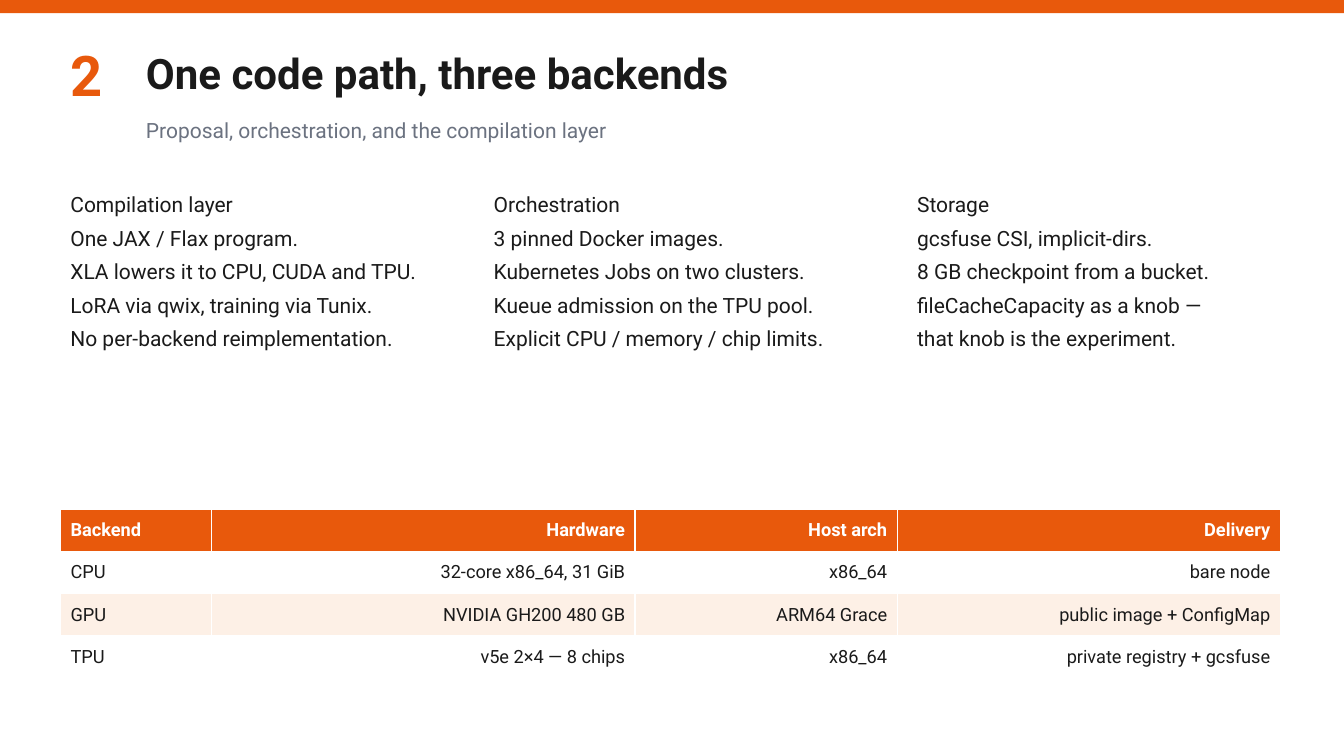
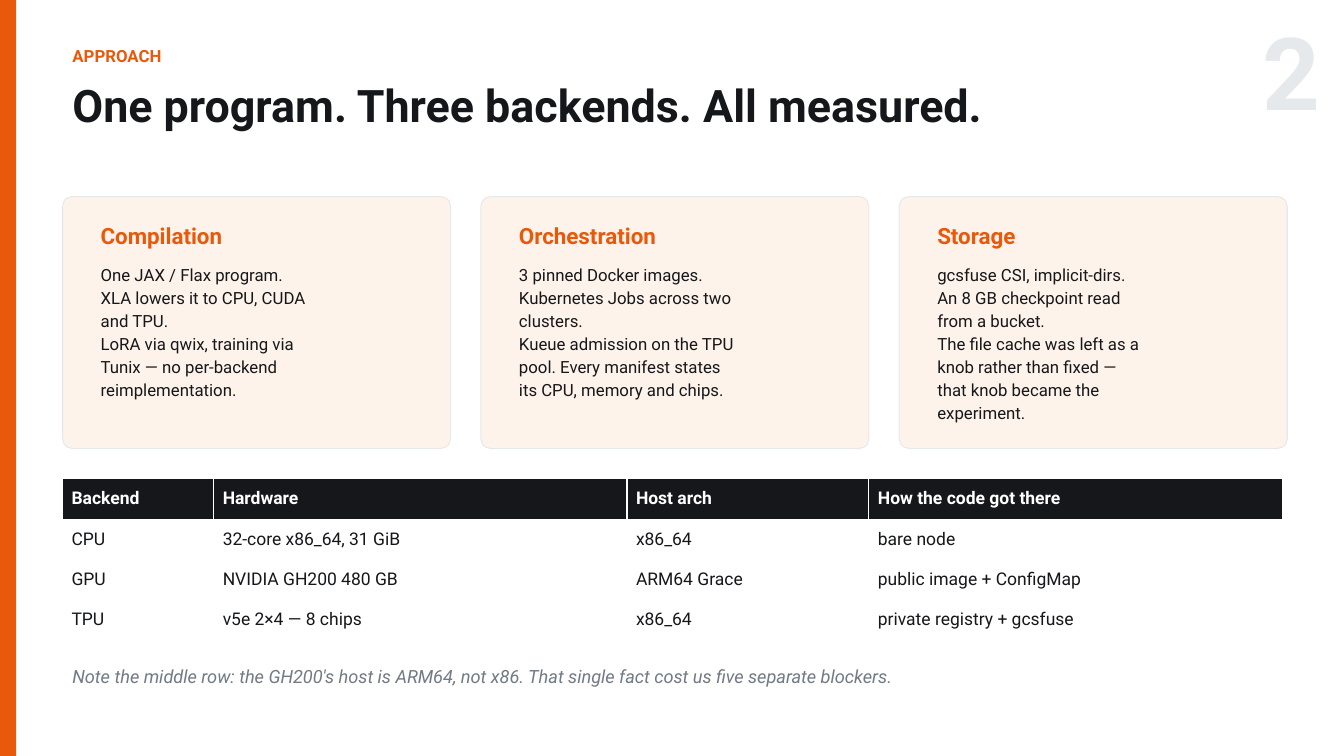
Before and after one commit to RN0L/me344-qwen3-icd10-profiling, a slide deck: slide 2 of slides/ME344_Final_Arnold_Hambuch.pptx. Drawn at 1344x756 pixels with LibreOffice and Linux fonts; fonts in the diff are those of the drawing. Boxes give left, top, right and bottom in pixels: in the first picture for what was removed or moved away, otherwise in the second. Text is boxed around its words. In the diff, an @@ line names an element or a change of style, - is before the commit and + after.

```diff
--- a/slides/ME344_Final_Arnold_Hambuch.pptx
+++ b/slides/ME344_Final_Arnold_Hambuch.pptx
@@ rectangle: place and size @@
-rectangle at box(0, 0, 1344, 13)
+rectangle at box(0, 0, 16, 756)
@@ text removed at box(70, 55, 102, 96) @@
-2
@@ text added at box(72, 50, 161, 62), 12 pt, text #E8590C, bold @@
+APPROACH
@@ text at box(72, 88, 982, 132): text changed; size 30 to 32 pt; text colour #1A1A1A to #15171A @@
-One code path, three backends
+One program. Three backends. All measured.
@@ text removed at box(146, 122, 606, 143) @@
-Proposal, orchestration, and the compilation layer
@@ rounded rectangle added at box(63, 197, 451, 449), fill #FEF3EA, outline #E6E9EC 0.75 pt @@
@@ text at box(70, 196, 232, 217): paragraph removed @@
-Compilation layer
@@ rounded rectangle added at box(481, 197, 869, 449), fill #FEF3EA, outline #E6E9EC 0.75 pt @@
@@ text at box(494, 196, 620, 213): paragraph removed @@
-Orchestration
@@ rounded rectangle added at box(899, 197, 1288, 449), fill #FEF3EA, outline #E6E9EC 0.75 pt @@
@@ text at box(917, 197, 989, 217): paragraph removed @@
-Storage
@@ text added at box(101, 227, 223, 249), 16 pt, text #E8590C, bold @@
+Compilation
@@ text added at box(519, 227, 656, 245), 16 pt, text #E8590C, bold @@
+Orchestration
@@ text added at box(937, 228, 1015, 249), 16 pt, text #E8590C, bold @@
+Storage
@@ text "One JAX / Flax program.": place and size @@
-text "One JAX / Flax program." at box(70, 196, 416, 351)
+text "One JAX / Flax program." at box(101, 268, 306, 400)
@@ text at box(101, 268, 283, 285): size 15 to 12 pt, text colour #1A1A1A to #15171A in "One JAX / Flax program."; less space between paragraphs @@
@@ text "3 pinned Docker images.": place and size @@
-text "3 pinned Docker images." at box(494, 196, 823, 351)
+text "3 pinned Docker images." at box(519, 268, 733, 400)
@@ text at box(519, 268, 702, 285): size 15 to 12 pt, text colour #1A1A1A to #15171A in "3 pinned Docker images."; less space between paragraphs @@
@@ text "gcsfuse CSI, implicit-dirs.": place and size @@
-text "gcsfuse CSI, implicit-dirs." at box(917, 197, 1209, 351)
+text "gcsfuse CSI, implicit-dirs." at box(937, 268, 1139, 423)
@@ text at box(937, 268, 1126, 285): size 15 to 12 pt, text colour #1A1A1A to #15171A in "gcsfuse CSI, implicit-dirs."; less space between paragraphs @@
@@ text at box(101, 291, 306, 400): text changed; size 15 to 12 pt; text colour #1A1A1A to #15171A @@
-XLA lowers it to CPU, CUDA and TPU.
-LoRA via qwix, training via Tunix.
-No per-backend reimplementation.
+XLA lowers it to CPU, CUDA
+and TPU.
+LoRA via qwix, training via
+Tunix — no per-backend
+reimplementation.
@@ text at box(519, 291, 733, 400): text changed; size 15 to 12 pt; text colour #1A1A1A to #15171A @@
-Kubernetes Jobs on two clusters.
-Kueue admission on the TPU pool.
-Explicit CPU / memory / chip limits.
+Kubernetes Jobs across two
+clusters.
+Kueue admission on the TPU
+pool. Every manifest states
+its CPU, memory and chips.
@@ text at box(937, 291, 1139, 423): text changed; size 15 to 12 pt; text colour #1A1A1A to #15171A @@
-8 GB checkpoint from a bucket.
-fileCacheCapacity as a knob —
-that knob is the experiment.
+An 8 GB checkpoint read
+from a bucket.
+The file cache was left as a
+knob rather than fixed —
+that knob became the
+experiment.
@@ table at box(63, 479, 1282, 640) @@
-row 1, column 4: Delivery
+row 1, column 4: How the code got there
@@ fill #E8590C to #15171A in row 1 @@
@@ fill #FDF0E6 to #FFFFFF in row 3 @@
@@ size 13 to 12.5 pt in "Backend", "Hardware", "Host arch", "CPU" and 11 more places @@
@@ text colour #1A1A1A to #15171A in "CPU", "32-core x86_64, 31 GiB", "x86_64", "bare node" and 8 more places @@
@@ alignment right to left @@
@@ table: place and size @@
-table at box(60, 509, 1280, 679)
+table at box(63, 479, 1282, 640)
@@ text added at box(72, 669, 892, 687), 13 pt, text #717A85, italic @@
+Note the middle row: the GH200's host is ARM64, not x86. That single fact cost us five separate blockers.
```
Also in this commit, not shown: 3 other slides changed, 1 slide added, 1 slide removed, 6 other files.
